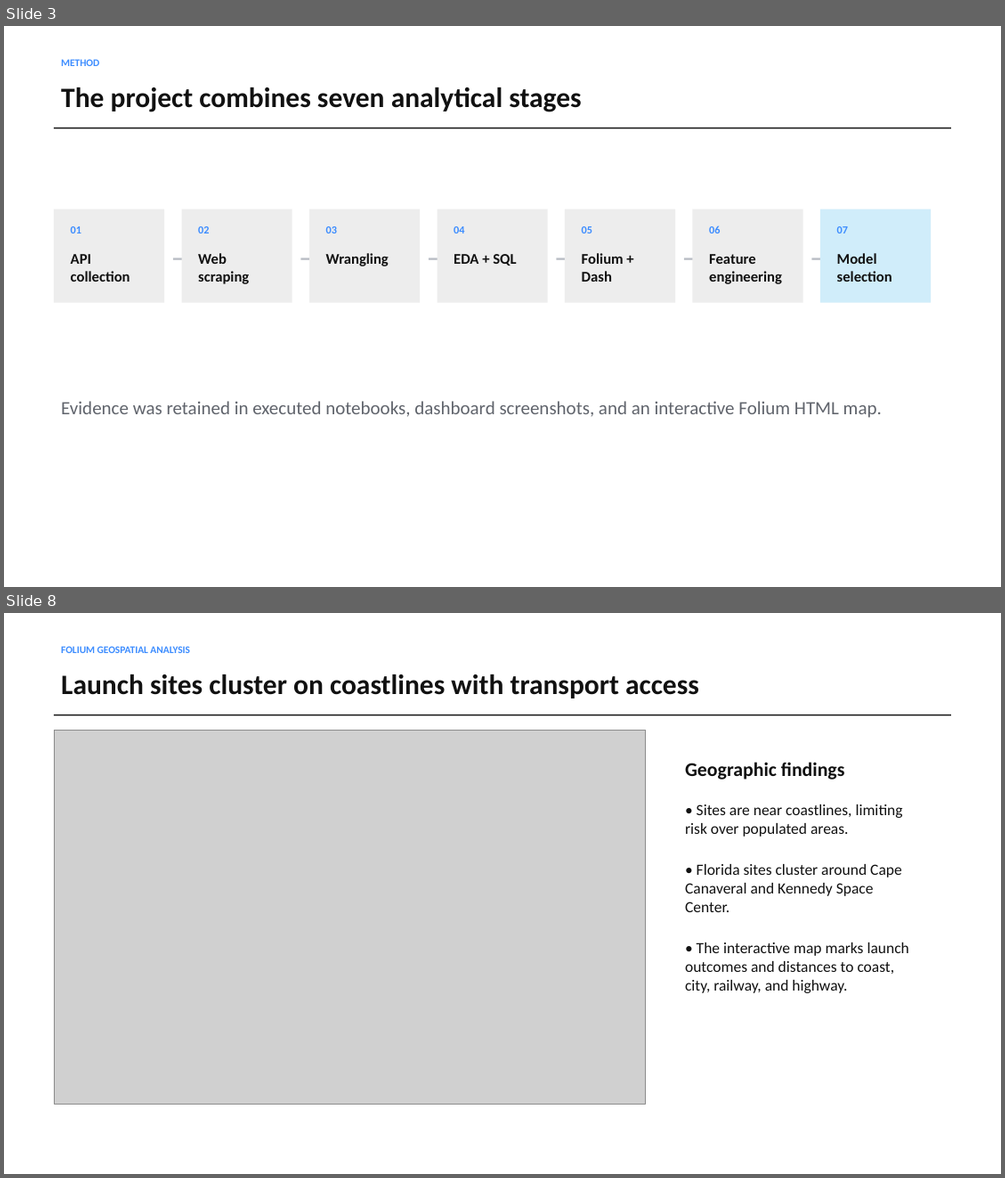
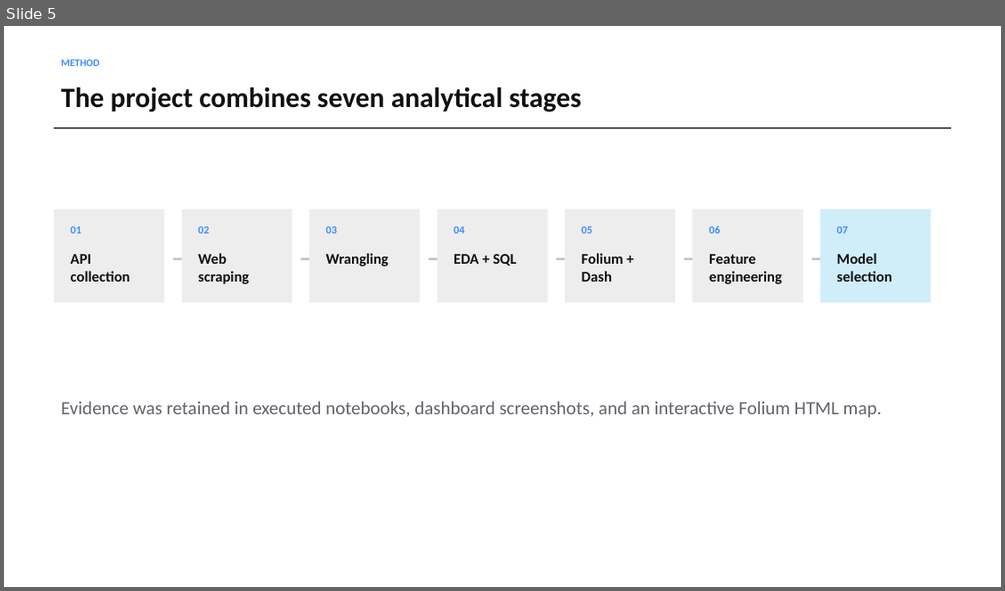
Before and after one commit to TristinWen/spacex-falcon9-landing-prediction, a slide deck: final-deliverables/SpaceX_Falcon9_Final_Presentation.pptx. Shown one above the other, each under a label of ours: slides 3 and 8 before the commit, slide 5 after it; the slides between them are not shown. The pictures are 1005x1178 and 1005x591 pixels, drawn with LibreOffice and Linux fonts; fonts in the diff are those of the drawing; grey boxes stand for pictures. Boxes give left, top, right and bottom in pixels: in the first picture for what was removed or moved away, otherwise in the second. Text is boxed around its words. In the diff, an @@ line names an element or a change of style, - is before the commit and + after.

```diff
--- a/final-deliverables/SpaceX_Falcon9_Final_Presentation.pptx
+++ b/final-deliverables/SpaceX_Falcon9_Final_Presentation.pptx
@@ slide 8 removed at [4,613,1001,1174], background #FFFFFF @@
@@ text removed at [61,646,190,653] @@
-FOLIUM GEOSPATIAL ANALYSIS
@@ text removed at [61,674,699,698] @@
-Launch sites cluster on coastlines with transport access
@@ rectangle removed at [54,714,952,715] @@
@@ picture removed at [54,730,647,1103] @@
@@ text removed at [685,762,845,779] @@
-Geographic findings
@@ text removed at [685,804,909,993] @@
-• Sites are near coastlines, limiting risk over populated areas.
-• Florida sites cluster around Cape Canaveral and Kennedy Space Center.
-• The interactive map marks launch outcomes and distances to coast, city, railway, and highway.
@@ what was slide 3 is now slide 5 @@
```
Also in this commit, not shown: 6 slides changed, 7 slides added, 2 other slides removed, 1 other file.
